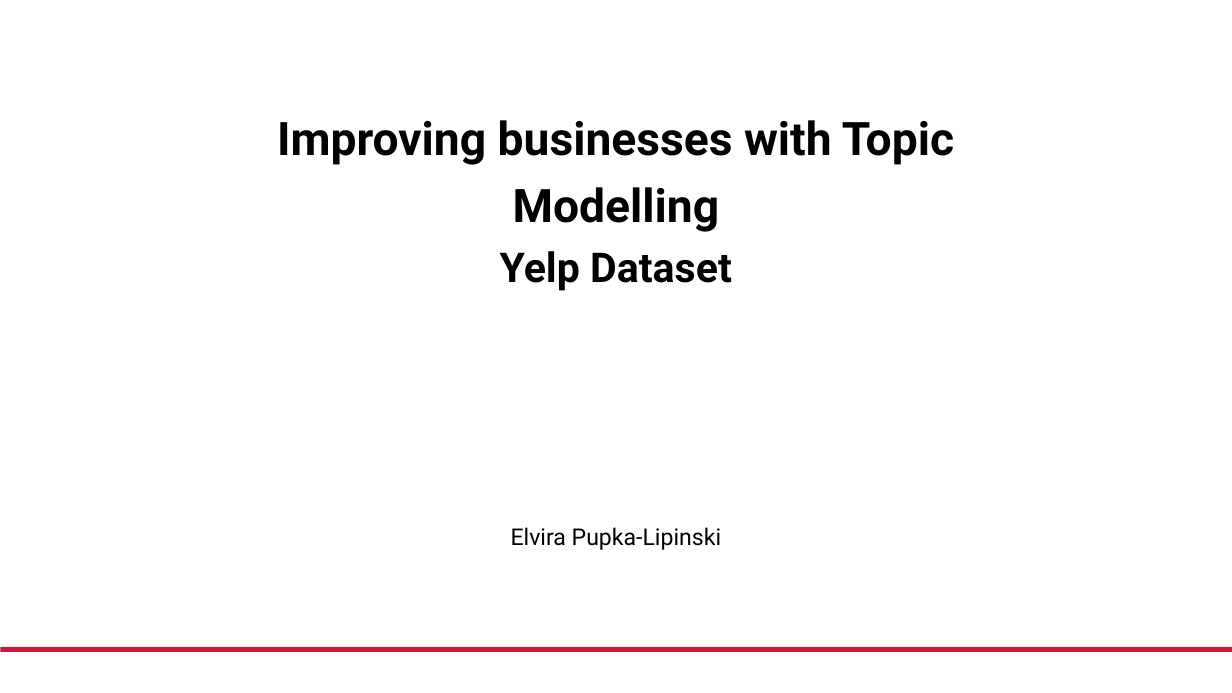
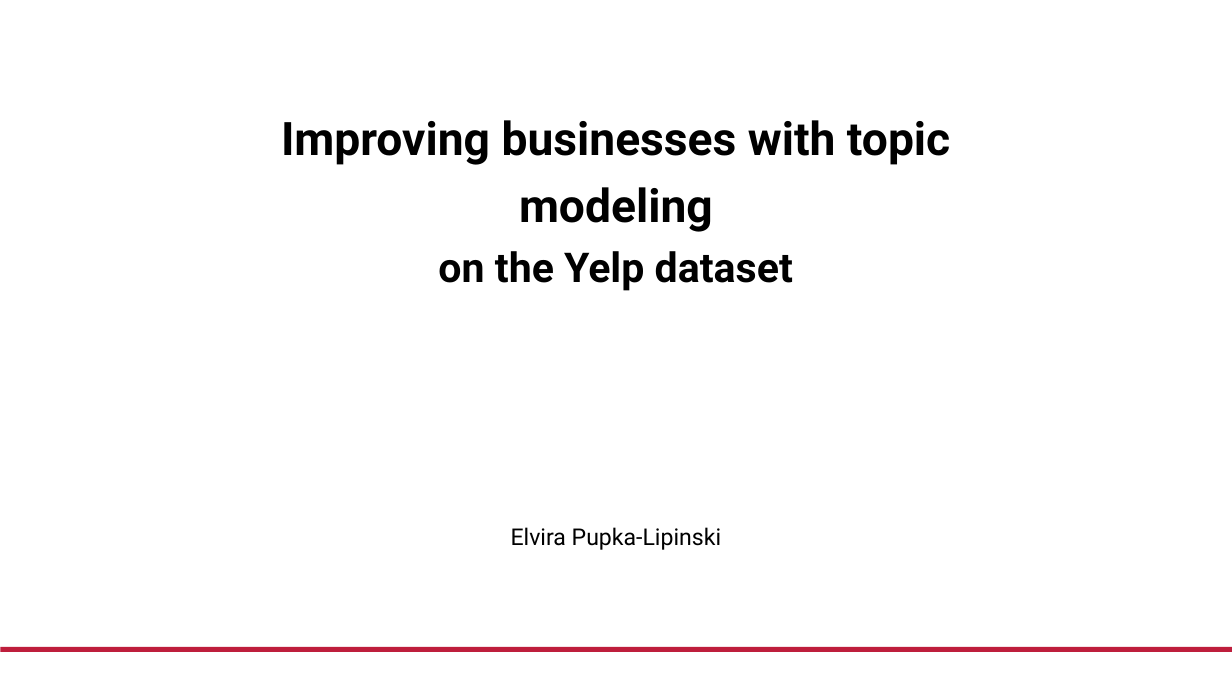
Before and after one commit to elviraPupka-Lipinski/Yelp_Analyzer, a slide deck: slide 1 of Presentation.pptx. Drawn at 1232x693 pixels with LibreOffice and Linux fonts; fonts in the diff are those of the drawing. Boxes give left, top, right and bottom in pixels: in the first picture for what was removed or moved away, otherwise in the second. Text is boxed around its words. In the diff, an @@ line names an element or a change of style, - is before the commit and + after.

```diff
--- a/Presentation.pptx
+++ b/Presentation.pptx
@@ subtitle at <box>281,120,950,291</box>: text changed @@
-Improving businesses with Topic Modelling
-Yelp Dataset
+Improving businesses with topic modeling
+on the Yelp dataset
```
Also in this commit, not shown: 7 other slides changed, 30 slides added, 4 slides removed, 4 other files.
